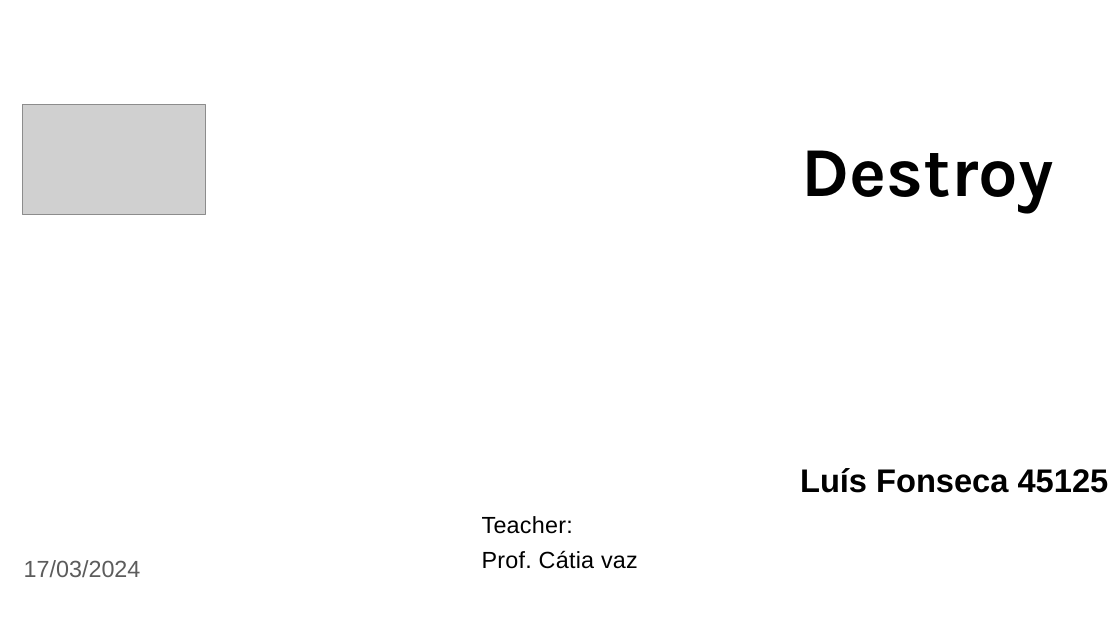
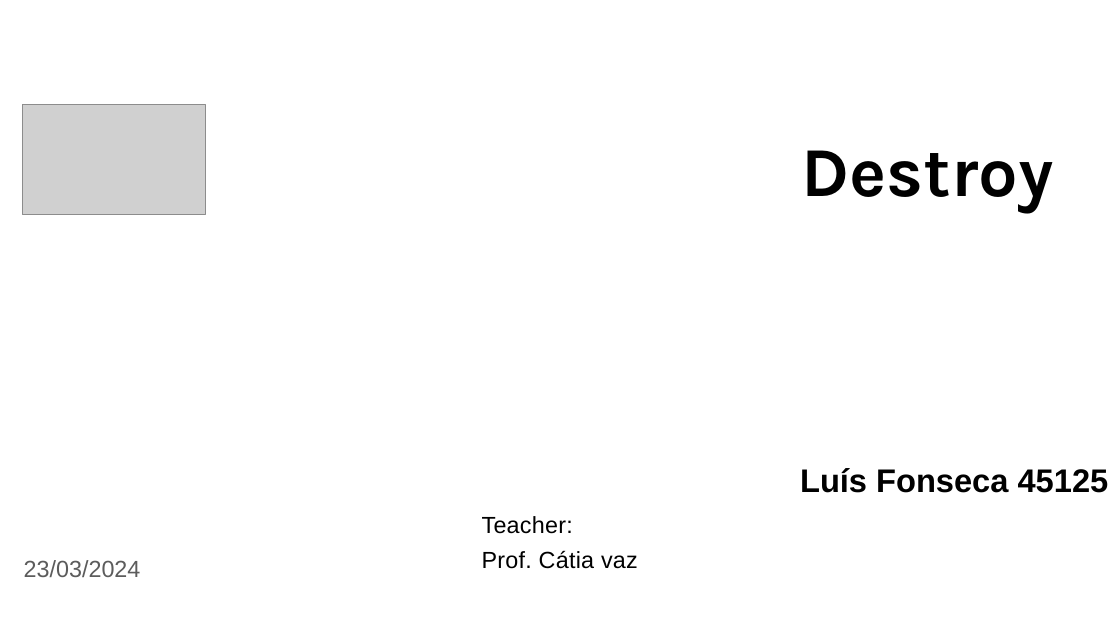
Before and after one commit to LuisFonseca98/Mestrado, a slide deck: slide 1 of AB/Apresentacao/APRESENTACAO_AB.pptx. Drawn at 1120x630 pixels with LibreOffice and Linux fonts; fonts in the diff are those of the drawing; grey boxes stand for pictures; background and template pictures are left out. Boxes give left, top, right and bottom in pixels: in the first picture for what was removed or moved away, otherwise in the second. Text is boxed around its words. In the diff, an @@ line names an element or a change of style, - is before the commit and + after.

```diff
--- a/AB/Apresentacao/APRESENTACAO_AB.pptx
+++ b/AB/Apresentacao/APRESENTACAO_AB.pptx
@@ text at bbox=[24, 560, 141, 577]: text changed @@
-17/03/2024
+23/03/2024
```
Also in this commit, not shown: 4 other slides changed, 5 other files.
